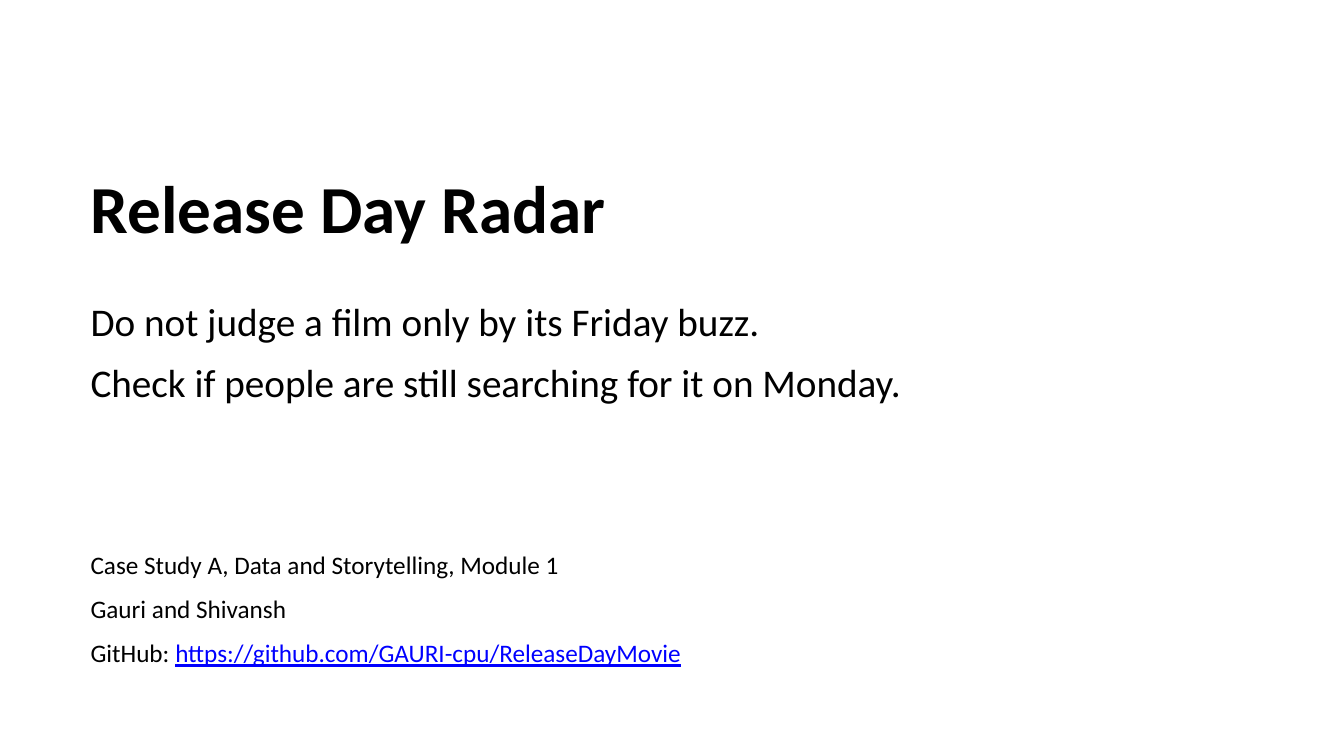
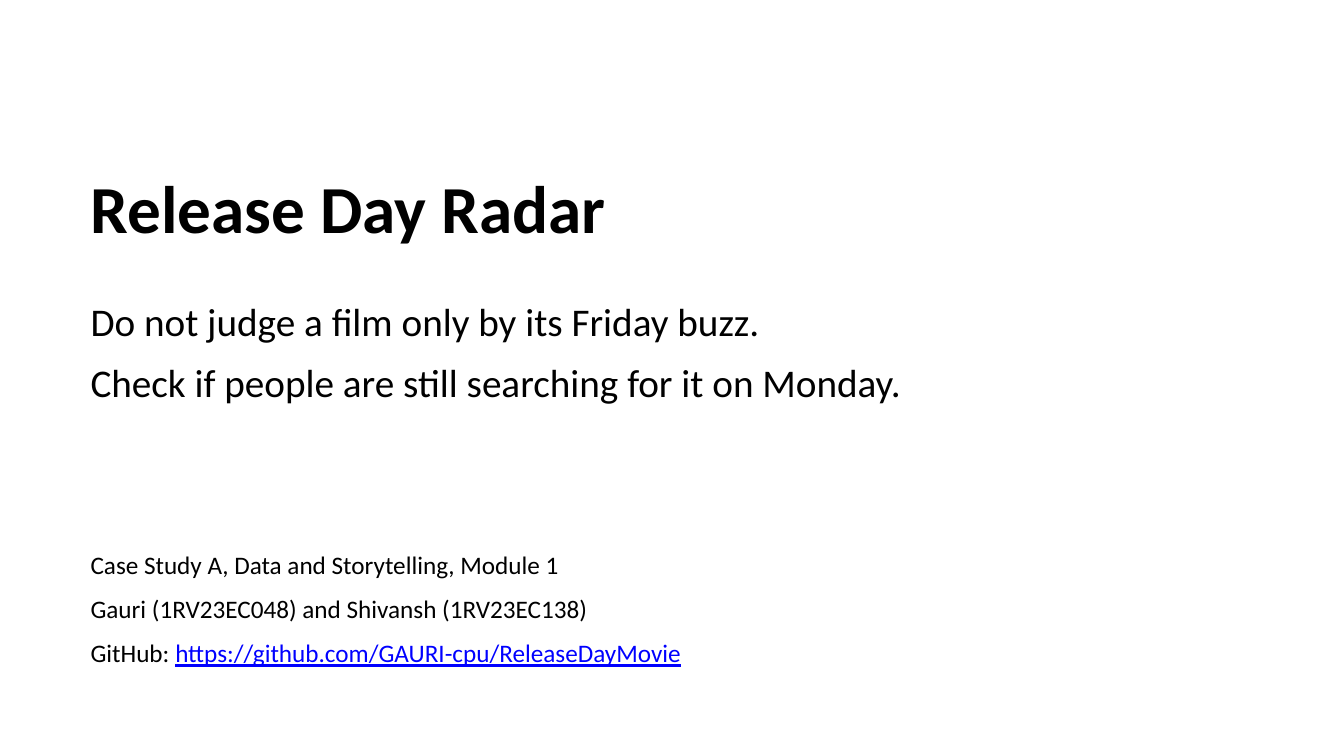
Before and after one commit to GAURI-cpu/ReleaseDayMovie, a slide deck: slide 1 of report/Release Day Radar Slides.pptx. Drawn at 1344x756 pixels with LibreOffice and Linux fonts; fonts in the diff are those of the drawing. Boxes give left, top, right and bottom in pixels: in the first picture for what was removed or moved away, otherwise in the second. Text is boxed around its words. In the diff, an @@ line names an element or a change of style, - is before the commit and + after.

```diff
--- a/report/Release Day Radar Slides.pptx
+++ b/report/Release Day Radar Slides.pptx
@@ text at bbox=[91, 599, 587, 622]: text changed @@
-Gauri and Shivansh
+Gauri (1RV23EC048) and Shivansh (1RV23EC138)
```
Also in this commit, not shown: 5 other files.
